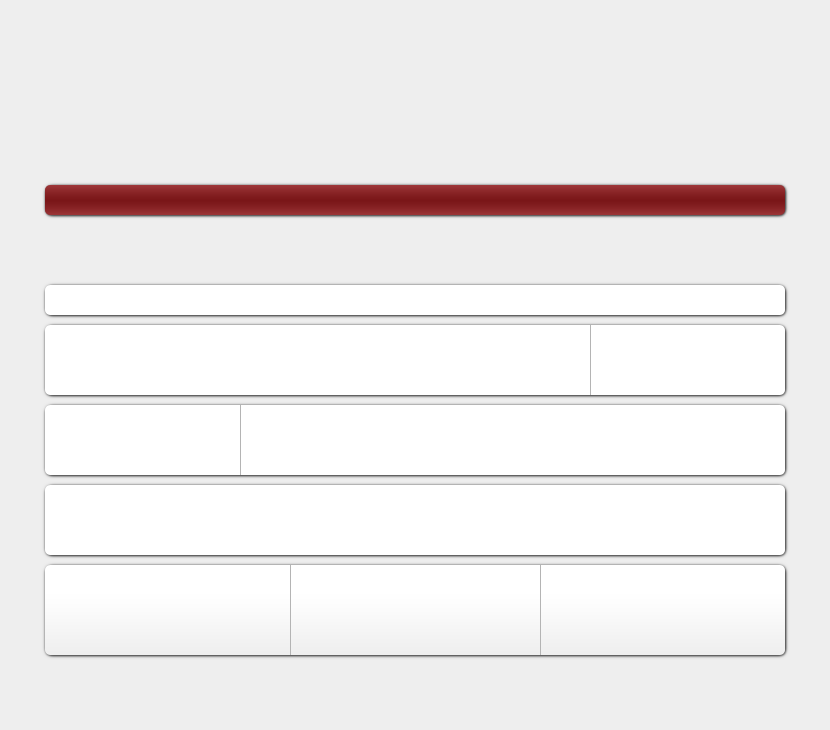
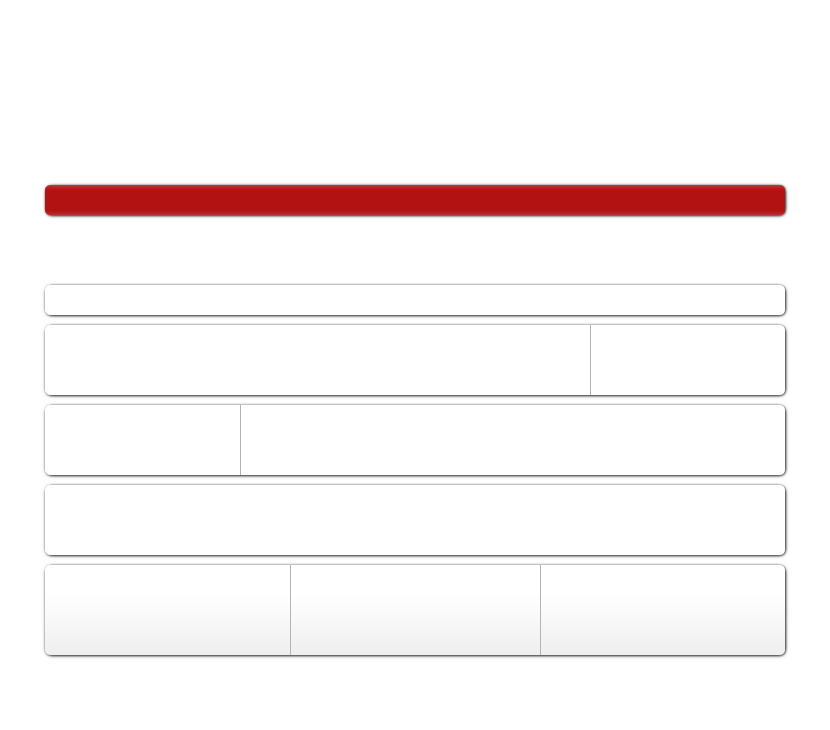
Before/after of a 830 x 730 layered artwork. What changed in the layer stack:
painted on "Background" over box(0, 0, 830, 730)
